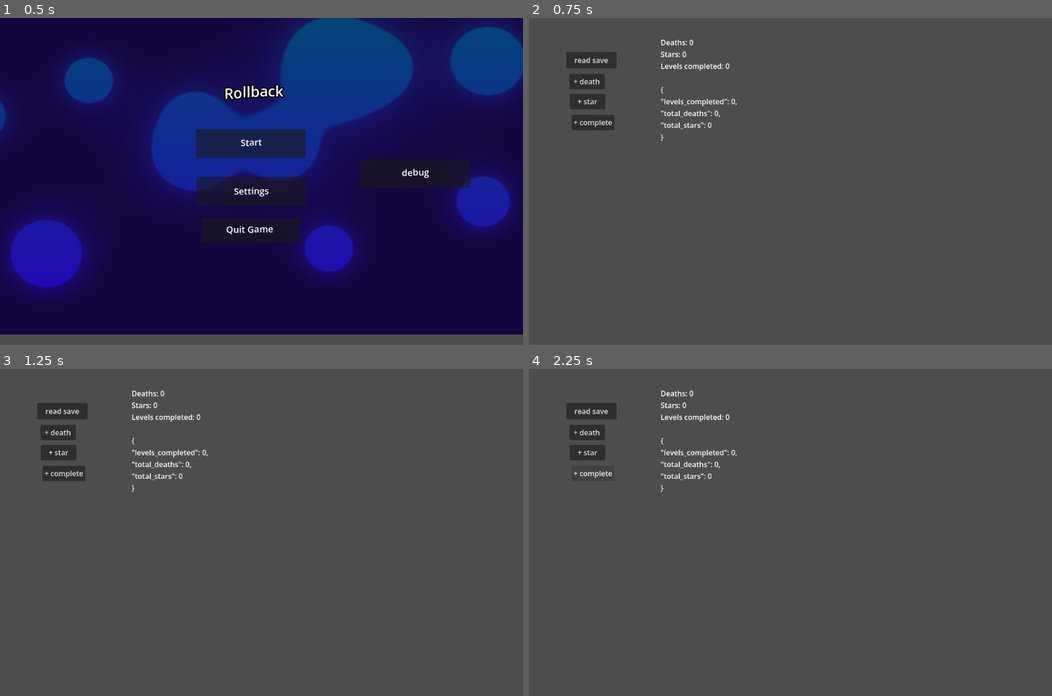
Above: before the commit, frames 1-4 (two rows, left to right).
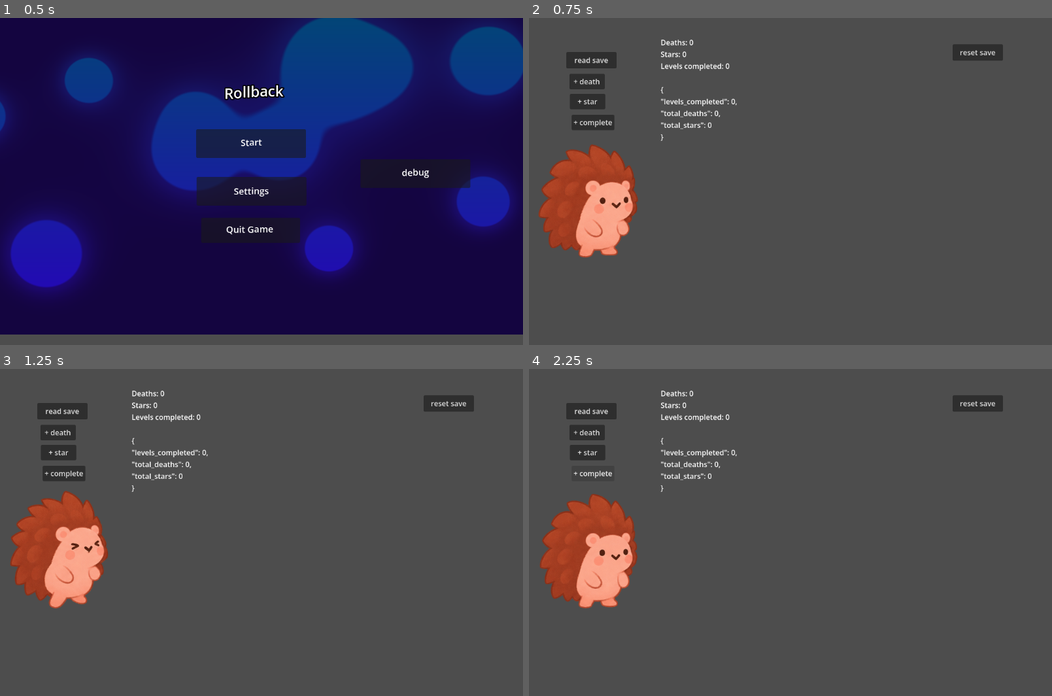
Above: after the commit, the same moments.

Repository: ScottN13/gamejam
Game: Godot game, scene res://main_menu.tscn
Two runs of this game, one before a commit and one after it. Both use one fixed random seed, a clock stepped at 60 frames per second and the inputs below.
Inputs (mouse positions are in pixels of both pictures, inside the frame that each line leads up to):
- Up to frame 1 (0.5 s): no input
- Up to frame 2 (0.75 s): click "[center][font_size=20][wave a…" at 0.5 s
- Up to frame 3 (1.25 s): no input
- Up to frame 4 (2.25 s): click (978, 404) at 1.25 s, where only the run after the commit has a clickable "reset save"; click "+ complete" at 2 s

Frame 1 is identical in both runs. In frame 2, 5.3% of the frame differs, in the area x 1-91%, y 8-74%; in frame 3, 5.2%; in frame 4, 5.3%.

Commit message:
made working save functions and sprite test

Diff:
--- /dev/null
+++ b/character_body_2d.gd
@@ -0,0 +1,36 @@
+extends CharacterBody2D
+
+@export var speed: float = 300.0
+@export var acceleration: float = 2000.0
+@export var friction: float = 2500.0
+@export var jump_velocity: float = -450.0
+
+@onready var anim: AnimatedSprite2D = $AnimatedSprite2D
+var gravity: float = ProjectSettings.get_setting("physics/2d/default_gravity")
+
+func _physics_process(delta: float) -> void:
+	if not is_on_floor():
+		velocity.y += gravity * delta
+
+	if Input.is_action_just_pressed("jump") and is_on_floor():
+		velocity.y = jump_velocity
+
+	var direction := Input.get_axis("move_left", "move_right")
+	if direction != 0.0:
+		velocity.x = move_toward(velocity.x, direction * speed, acceleration * delta)
+	else:
+		velocity.x = move_toward(velocity.x, 0.0, friction * delta)
+
+	move_and_slide()
+	update_animation(direction)
+
+func update_animation(direction: float) -> void:
+	if direction != 0.0:
+		anim.flip_h = direction < 0.0
+
+	if not is_on_floor():
+		anim.play("jump")
+	elif absf(velocity.x) > 10.0:
+		anim.play("run")
+	else:
+		anim.play("idle")
--- a/debug_menu.gd
+++ b/debug_menu.gd
@@ -3,9 +3,19 @@
 const SAVE_PATH = "user://save_data.json"
 
 @onready var dataDisplay = $data_display
+@onready var anim: AnimatedSprite2D = $Node2D/CharacterBody2D/AnimatedSprite2D
+
 var levels_completed: int = 0
 var total_stars: int = 0
 var total_deaths: int = 0
+
+
+@export var speed: float = 300.0
+@export var acceleration: float = 2000.0
+@export var friction: float = 2500.0
+@export var jump_velocity: float = -450.0
+@export var velocity: Vector2 = Vector2.ZERO
+
 
 func save_game() -> void:
 	var data := {
@@ -76,3 +86,13 @@
 func _on_readsave_pressed() -> void:
 	load_game()
 	dataDisplay.text = get_debug_text() + "\n\n" + get_saved_file_text()
+
+func _on_resetsave_pressed() -> void:
+	total_deaths = 0
+	total_stars = 0
+	levels_completed = 0
+	save_game()
+
+
+
+# Movement
--- a/debug_menu.tscn
+++ b/debug_menu.tscn
@@ -1,6 +1,229 @@
 [gd_scene format=3 uid="uid://dfte55m4wgrkw"]
 
 [ext_resource type="Script" uid="uid://buk5jm1m136u3" path="res://debug_menu.gd" id="1_u3ugm"]
+[ext_resource type="Texture2D" uid="uid://ba433xlvn0d2v" path="res://sources/sprites/hurt_01.png" id="2_iliee"]
+[ext_resource type="Script" uid="uid://psgju6vh0ihm" path="res://character_body_2d.gd" id="2_j1gyd"]
+[ext_resource type="Texture2D" uid="uid://dcel4yvg2cbsr" path="res://sources/sprites/hurt_02.png" id="3_xhfbf"]
+[ext_resource type="Texture2D" uid="uid://dalab6hmbdxyc" path="res://sources/sprites/hurt_03.png" id="4_0jk5b"]
+[ext_resource type="Texture2D" uid="uid://xfgkh5ybvjvk" path="res://sources/sprites/fall_01.png" id="5_dvfs3"]
+[ext_resource type="Texture2D" uid="uid://cg3p8bus74ek3" path="res://sources/sprites/fall_02.png" id="6_op8hu"]
+[ext_resource type="Texture2D" uid="uid://dopj2bmj1lvo" path="res://sources/sprites/fall_03.png" id="7_a4nxd"]
+[ext_resource type="Texture2D" uid="uid://syykk0si6iru" path="res://sources/sprites/fall_04.png" id="8_0fflx"]
+[ext_resource type="Texture2D" uid="uid://bgwqsooysscjf" path="res://sources/sprites/lose_01.png" id="9_7eou0"]
+[ext_resource type="Texture2D" uid="uid://6r0trnpm8ljd" path="res://sources/sprites/idle_01.png" id="9_72ihh"]
+[ext_resource type="Texture2D" uid="uid://dfxgpgqdlwa3a" path="res://sources/sprites/idle_02.png" id="10_j1gyd"]
+[ext_resource type="Texture2D" uid="uid://cnxtdpsfiw8xr" path="res://sources/sprites/lose_02.png" id="10_w0fi5"]
+[ext_resource type="Texture2D" uid="uid://dugakynjas2t4" path="res://sources/sprites/lose_03.png" id="11_wqb7n"]
+[ext_resource type="Texture2D" uid="uid://ctwiv7mvk2n8x" path="res://sources/sprites/idle_03.png" id="11_y0htw"]
+[ext_resource type="Texture2D" uid="uid://b5tq3rsop2205" path="res://sources/sprites/lose_04.png" id="12_5jhyv"]
+[ext_resource type="Texture2D" uid="uid://b34csn5lpync4" path="res://sources/sprites/idle_04.png" id="12_g6um0"]
+[ext_resource type="Texture2D" uid="uid://3duu6sm3kcdt" path="res://sources/sprites/idle_05.png" id="13_15h37"]
+[ext_resource type="Texture2D" uid="uid://b0wwa15u7gp4k" path="res://sources/sprites/jump1.png" id="13_oxgvm"]
+[ext_resource type="Texture2D" uid="uid://cbqjc2qsacif1" path="res://sources/sprites/jump2.png" id="14_4wpn0"]
+[ext_resource type="Texture2D" uid="uid://creeqq5iwprsu" path="res://sources/sprites/idle_07.png" id="14_kr2bd"]
+[ext_resource type="Texture2D" uid="uid://b51htfrfp3apv" path="res://sources/sprites/jump3.png" id="15_wvx78"]
+[ext_resource type="Texture2D" uid="uid://ccqd7uai425i1" path="res://sources/sprites/idle_06.png" id="15_yk8xw"]
+[ext_resource type="Texture2D" uid="uid://c5skngx8yq035" path="res://sources/sprites/idle_08.png" id="16_h6w42"]
+[ext_resource type="Texture2D" uid="uid://d0rkcl4elcais" path="res://sources/sprites/jump4.png" id="16_pr7gu"]
+[ext_resource type="Texture2D" uid="uid://c37rkvtjbxyin" path="res://sources/sprites/walking_01.png" id="17_4g77t"]
+[ext_resource type="Texture2D" uid="uid://c8uw1itujg63d" path="res://sources/sprites/walking_02.png" id="18_72ihh"]
+[ext_resource type="Texture2D" uid="uid://bmkqlpkl55bo6" path="res://sources/sprites/walking_03.png" id="19_j1gyd"]
+[ext_resource type="Texture2D" uid="uid://dw3qn4ah3efqh" path="res://sources/sprites/walking_05.png" id="20_y0htw"]
+[ext_resource type="Texture2D" uid="uid://dud4u1sbfbvgu" path="res://sources/sprites/walking_04.png" id="21_g6um0"]
+[ext_resource type="Texture2D" uid="uid://cbvxwbvlx3vpw" path="res://sources/sprites/roll_01.png" id="21_kn8e6"]
+[ext_resource type="Texture2D" uid="uid://bccxrgjb2k6go" path="res://sources/sprites/walking_07.png" id="22_15h37"]
+[ext_resource type="Texture2D" uid="uid://dav8wwmu8xoaf" path="res://sources/sprites/roll_02.png" id="22_pnqsu"]
+[ext_resource type="Texture2D" uid="uid://bu7h38ym2ykjy" path="res://sources/sprites/walking_06.png" id="23_kr2bd"]
+[ext_resource type="Texture2D" uid="uid://b8ovporu4rsca" path="res://sources/sprites/roll_03.png" id="23_nj45c"]
+[ext_resource type="Texture2D" uid="uid://cpyicion3jvk0" path="res://sources/sprites/roll_04.png" id="24_rbe64"]
+[ext_resource type="Texture2D" uid="uid://blhmu4hmv83tu" path="res://sources/sprites/walking_08.png" id="24_yk8xw"]
+[ext_resource type="Texture2D" uid="uid://7t4gnnfiuri0" path="res://sources/sprites/roll_05.png" id="25_cfh7l"]
+[ext_resource type="Texture2D" uid="uid://bwq8g16t8bcll" path="res://sources/sprites/win_01.png" id="25_h6w42"]
+[ext_resource type="Texture2D" uid="uid://dra3xkjgn61l7" path="res://sources/sprites/roll_07.png" id="26_b3m5w"]
+[ext_resource type="Texture2D" uid="uid://blhu0nd2r1jo4" path="res://sources/sprites/win_02.png" id="26_kn8e6"]
+[ext_resource type="Texture2D" uid="uid://gkefbnyqlth0" path="res://sources/sprites/roll_06.png" id="27_nn0o5"]
+[ext_resource type="Texture2D" uid="uid://l770aribgn5p" path="res://sources/sprites/win_03.png" id="27_pnqsu"]
+[ext_resource type="Texture2D" uid="uid://cycdp6xodku58" path="res://sources/sprites/win_04.png" id="28_nj45c"]
+[ext_resource type="Texture2D" uid="uid://c4dykcjcd65c6" path="res://sources/sprites/roll_08.png" id="28_nla4m"]
+
+[sub_resource type="CapsuleShape2D" id="CapsuleShape2D_cfh7l"]
+radius = 61.0
+height = 224.0
+
+[sub_resource type="SpriteFrames" id="SpriteFrames_pxlxm"]
+animations = [{
+"frames": [{
+"duration": 1.0,
+"texture": ExtResource("2_iliee")
+}, {
+"duration": 1.0,
+"texture": ExtResource("3_xhfbf")
+}, {
+"duration": 1.0,
+"texture": ExtResource("4_0jk5b")
+}],
+"loop": 1,
+"name": &"damage",
+"speed": 5.0
+}, {
+"frames": [{
+"duration": 1.0,
+"texture": ExtResource("5_dvfs3")
+}, {
+"duration": 1.0,
+"texture": ExtResource("6_op8hu")
+}, {
+"duration": 1.0,
+"texture": ExtResource("7_a4nxd")
+}, {
+"duration": 1.0,
+"texture": ExtResource("8_0fflx")
+}],
+"loop": 1,
+"name": &"falling",
+"speed": 5.0
+}, {
+"frames": [{
+"duration": 1.0,
+"texture": ExtResource("9_72ihh")
+}, {
+"duration": 1.0,
+"texture": ExtResource("10_j1gyd")
+}, {
+"duration": 1.0,
+"texture": ExtResource("11_y0htw")
+}, {
+"duration": 1.0,
+"texture": ExtResource("12_g6um0")
+}, {
+"duration": 1.0,
+"texture": ExtResource("13_15h37")
+}, {
+"duration": 1.0,
+"texture": ExtResource("14_kr2bd")
+}, {
+"duration": 1.0,
+"texture": ExtResource("15_yk8xw")
+}, {
+"duration": 1.0,
+"texture": ExtResource("16_h6w42")
+}],
+"loop": 1,
+"name": &"idle",
+"speed": 5.0
+}, {
+"frames": [{
+"duration": 1.0,
+"texture": ExtResource("13_oxgvm")
+}, {
+"duration": 1.0,
+"texture": ExtResource("14_4wpn0")
+}, {
+"duration": 1.0,
+"texture": ExtResource("15_wvx78")
+}, {
+"duration": 1.0,
+"texture": ExtResource("16_pr7gu")
+}],
+"loop": 1,
+"name": &"jump",
+"speed": 5.0
+}, {
+"frames": [{
+"duration": 1.0,
+"texture": ExtResource("9_7eou0")
+}, {
+"duration": 1.0,
+"texture": ExtResource("10_w0fi5")
+}, {
+"duration": 1.0,
+"texture": ExtResource("11_wqb7n")
+}, {
+"duration": 1.0,
+"texture": ExtResource("12_5jhyv")
+}],
+"loop": 1,
+"name": &"loosing",
+"speed": 5.0
+}, {
+"frames": [{
+"duration": 1.0,
+"texture": ExtResource("21_kn8e6")
+}, {
+"duration": 1.0,
+"texture": ExtResource("22_pnqsu")
+}, {
+"duration": 1.0,
+"texture": ExtResource("23_nj45c")
+}, {
+"duration": 1.0,
+"texture": ExtResource("24_rbe64")
+}, {
+"duration": 1.0,
+"texture": ExtResource("25_cfh7l")
+}, {
+"duration": 1.0,
+"texture": ExtResource("26_b3m5w")
+}, {
+"duration": 1.0,
+"texture": ExtResource("27_nn0o5")
+}, {
+"duration": 1.0,
+"texture": ExtResource("28_nla4m")
+}],
+"loop": 1,
+"name": &"rolling ",
+"speed": 5.0
+}, {
+"frames": [{
+"duration": 1.0,
+"texture": ExtResource("17_4g77t")
+}, {
+"duration": 1.0,
+"texture": ExtResource("18_72ihh")
+}, {
+"duration": 1.0,
+"texture": ExtResource("19_j1gyd")
+}, {
+"duration": 1.0,
+"texture": ExtResource("20_y0htw")
+}, {
+"duration": 1.0,
+"texture": ExtResource("21_g6um0")
+}, {
+"duration": 1.0,
+"texture": ExtResource("22_15h37")
+}, {
+"duration": 1.0,
+"texture": ExtResource("23_kr2bd")
+}, {
+"duration": 1.0,
+"texture": ExtResource("24_yk8xw")
+}],
+"loop": 1,
+"name": &"run",
+"speed": 5.0
+}, {
+"frames": [{
+"duration": 1.0,
+"texture": ExtResource("25_h6w42")
+}, {
+"duration": 1.0,
+"texture": ExtResource("26_kn8e6")
+}, {
+"duration": 1.0,
+"texture": ExtResource("27_pnqsu")
+}, {
+"duration": 1.0,
+"texture": ExtResource("28_nj45c")
+}],
+"loop": 1,
+"name": &"winning",
+"speed": 5.0
+}]
+
+[sub_resource type="RectangleShape2D" id="RectangleShape2D_w81ou"]
+size = Vector2(2576, 44)
 
 [node name="Control" type="Control" unique_id=7356701]
 layout_mode = 3
@@ -51,7 +274,39 @@
 text = "read save
 "
 
+[node name="resetsave" type="Button" parent="." unique_id=1369591591]
+layout_mode = 0
+offset_left = 933.0
+offset_top = 58.0
+offset_right = 1044.0
+offset_bottom = 94.0
+text = "reset save
+"
+
+[node name="Node2D" type="Node2D" parent="." unique_id=1796072259]
+
+[node name="CharacterBody2D" type="CharacterBody2D" parent="Node2D" unique_id=2100712202]
+position = Vector2(94, 513)
+script = ExtResource("2_j1gyd")
+
+[node name="CollisionShape2D" type="CollisionShape2D" parent="Node2D/CharacterBody2D" unique_id=776584072]
+position = Vector2(40, -126)
+shape = SubResource("CapsuleShape2D_cfh7l")
+
+[node name="AnimatedSprite2D" type="AnimatedSprite2D" parent="Node2D/CharacterBody2D" unique_id=1891018537]
+position = Vector2(36.999996, -138.00002)
+scale = Vector2(0.7, 0.7)
+sprite_frames = SubResource("SpriteFrames_pxlxm")
+animation = &"run"
+
+[node name="StaticBody2D" type="StaticBody2D" parent="Node2D" unique_id=1842643953]
+
+[node name="CollisionShape2D2" type="CollisionShape2D" parent="Node2D/StaticBody2D" unique_id=445392331]
+position = Vector2(360, 525)
+shape = SubResource("RectangleShape2D_w81ou")
+
 [connection signal="pressed" from="give_level_completed" to="." method="_on_give_level_completed_pressed"]
 [connection signal="pressed" from="give_death" to="." method="_on_give_death_pressed"]
 [connection signal="pressed" from="give_star" to="." method="_on_give_star_pressed"]
 [connection signal="pressed" from="readsave" to="." method="_on_readsave_pressed"]
+[connection signal="pressed" from="resetsave" to="." method="_on_resetsave_pressed"]
--- a/project.godot
+++ b/project.godot
@@ -24,6 +24,28 @@
 
 project/assembly_name="gamejam-hackclub"
 
+[input]
+
+jump={
+"deadzone": 0.2,
+"events": [Object(InputEventKey,"resource_local_to_scene":false,"resource_name":"","device":16,"window_id":0,"alt_pressed":false,"shift_pressed":false,"ctrl_pressed":false,"meta_pressed":false,"pressed":false,"keycode":0,"physical_keycode":32,"key_label":0,"unicode":0,"location":0,"echo":false,"script":null)
+, null, Object(InputEventJoypadButton,"resource_local_to_scene":false,"resource_name":"","device":-1,"button_index":0,"pressure":0.0,"pressed":false,"script":null)
+, Object(InputEventKey,"resource_local_to_scene":false,"resource_name":"","device":16,"window_id":0,"alt_pressed":false,"shift_pressed":false,"ctrl_pressed":false,"meta_pressed":false,"pressed":false,"keycode":0,"physical_keycode":4194320,"key_label":0,"unicode":0,"location":0,"echo":false,"script":null)
+]
+}
+move_right={
+"deadzone": 0.2,
+"events": [Object(InputEventKey,"resource_local_to_scene":false,"resource_name":"","device":16,"window_id":0,"alt_pressed":false,"shift_pressed":false,"ctrl_pressed":false,"meta_pressed":false,"pressed":false,"keycode":0,"physical_keycode":4194413,"key_label":0,"unicode":0,"location":0,"echo":false,"script":null)
+, Object(InputEventKey,"resource_local_to_scene":false,"resource_name":"","device":16,"window_id":0,"alt_pressed":false,"shift_pressed":false,"ctrl_pressed":false,"meta_pressed":false,"pressed":false,"keycode":0,"physical_keycode":4194321,"key_label":0,"unicode":0,"location":0,"echo":false,"script":null)
+]
+}
+move_left={
+"deadzone": 0.2,
+"events": [Object(InputEventKey,"resource_local_to_scene":false,"resource_name":"","device":16,"window_id":0,"alt_pressed":false,"shift_pressed":false,"ctrl_pressed":false,"meta_pressed":false,"pressed":false,"keycode":0,"physical_keycode":4194410,"key_label":0,"unicode":0,"location":0,"echo":false,"script":null)
+, Object(InputEventKey,"resource_local_to_scene":false,"resource_name":"","device":16,"window_id":0,"alt_pressed":false,"shift_pressed":false,"ctrl_pressed":false,"meta_pressed":false,"pressed":false,"keycode":0,"physical_keycode":4194319,"key_label":0,"unicode":0,"location":0,"echo":false,"script":null)
+]
+}
+
 [physics]
 
 3d/physics_engine="Jolt Physics"
Not shown, added: character_body_2d.gd.uid
